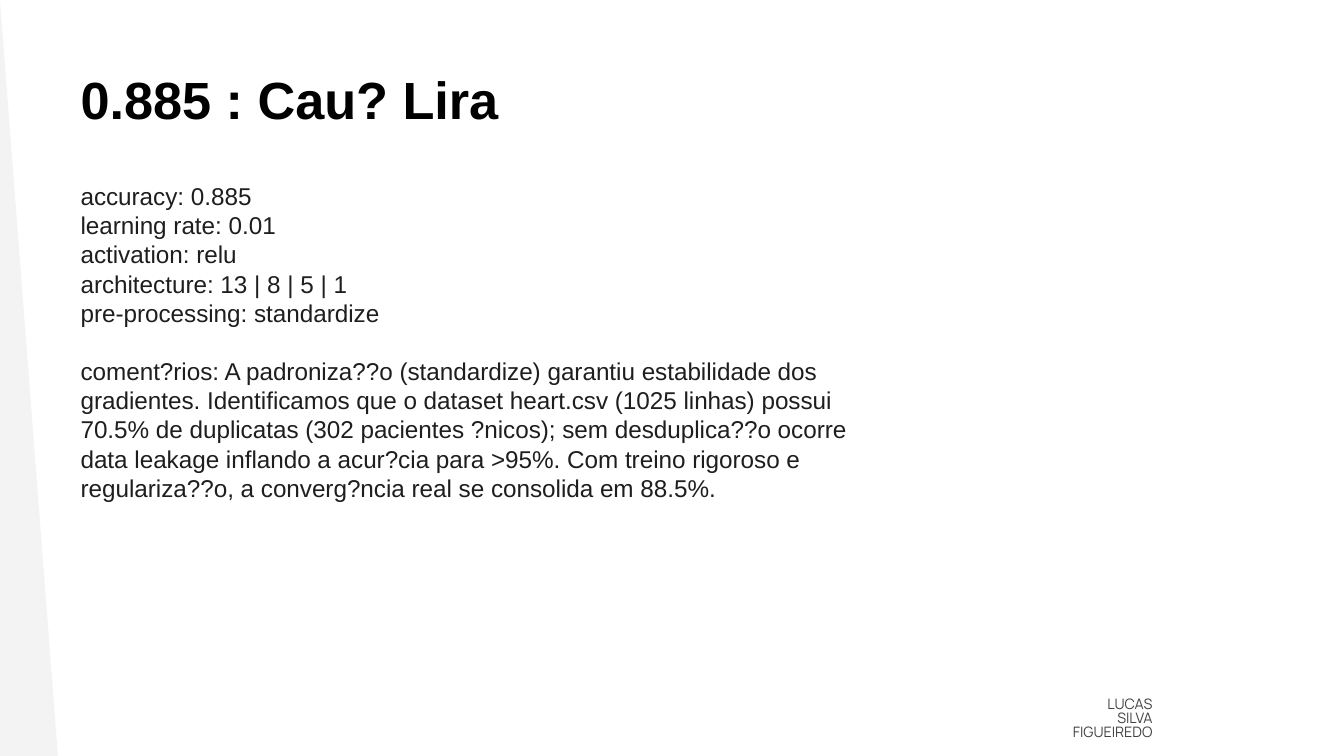
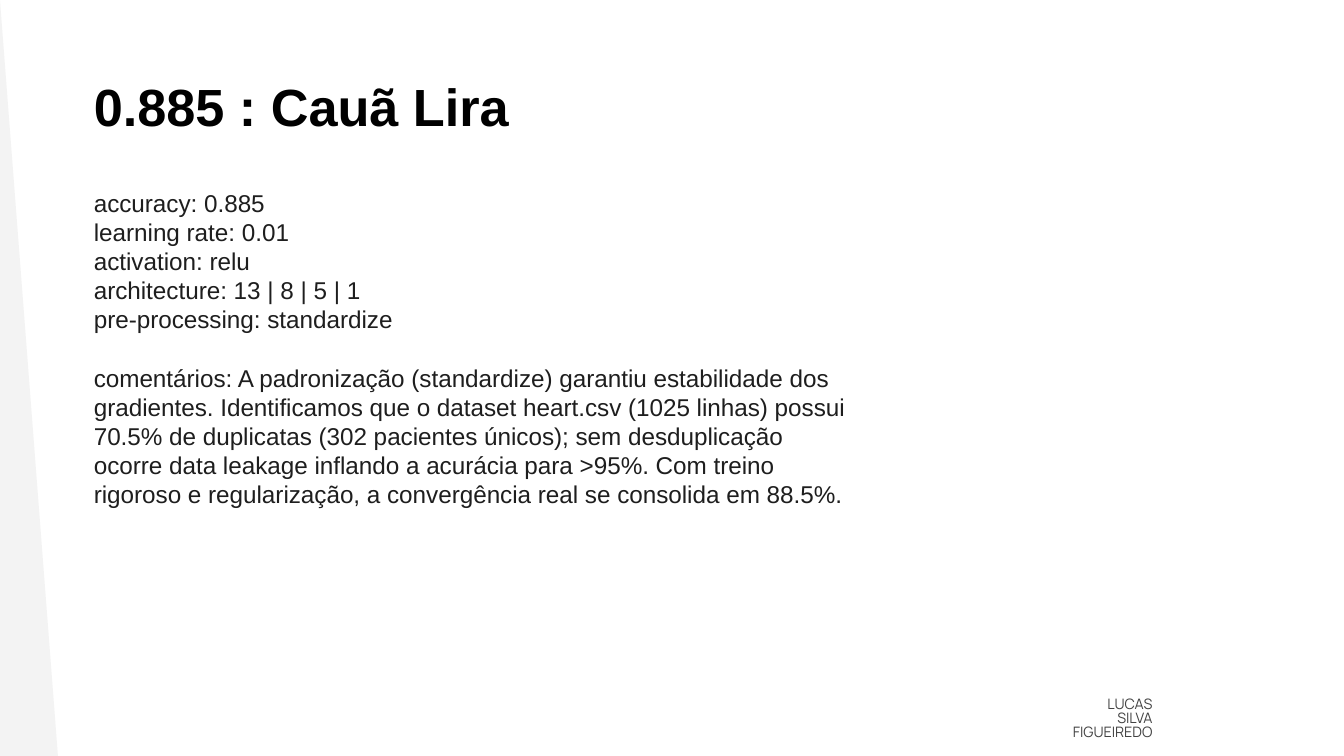
Before and after one commit to lira-labs/workspace, a slide deck: slide 49 of code/mlp_viewer/docs/AI4Good - Pratica - MLP.pptx. Drawn at 1344x756 pixels with LibreOffice and Linux fonts; fonts in the diff are those of the drawing; background and template pictures are left out. Boxes give left, top, right and bottom in pixels: in the first picture for what was removed or moved away, otherwise in the second. Text is boxed around its words. In the diff, an @@ line names an element or a change of style, - is before the commit and + after.

Commit message:
fix(mlp): ensure strict UTF-8 encoding for Portuguese accents in slide 49 presentation

```diff
--- a/code/mlp_viewer/docs/AI4Good - Pratica - MLP.pptx
+++ b/code/mlp_viewer/docs/AI4Good - Pratica - MLP.pptx
@@ text at (94, 88, 509, 127): text changed @@
-0.885 : Cau? Lira
+0.885 : Cauã Lira
@@ text at (94, 369, 845, 508): text changed @@
-coment?rios: A padroniza??o (standardize) garantiu estabilidade dos gradientes. Identificamos que o dataset heart.csv (1025 linhas) possui 70.5% de duplicatas (302 pacientes ?nicos); sem desduplica??o ocorre data leakage inflando a acur?cia para >95%. Com treino rigoroso e regulariza??o, a converg?ncia real se consolida em 88.5%.
+comentários: A padronização (standardize) garantiu estabilidade dos gradientes. Identificamos que o dataset heart.csv (1025 linhas) possui 70.5% de duplicatas (302 pacientes únicos); sem desduplicação ocorre data leakage inflando a acurácia para >95%. Com treino rigoroso e regularização, a convergência real se consolida em 88.5%.
```
Also in this commit, not shown: 1 other file.
